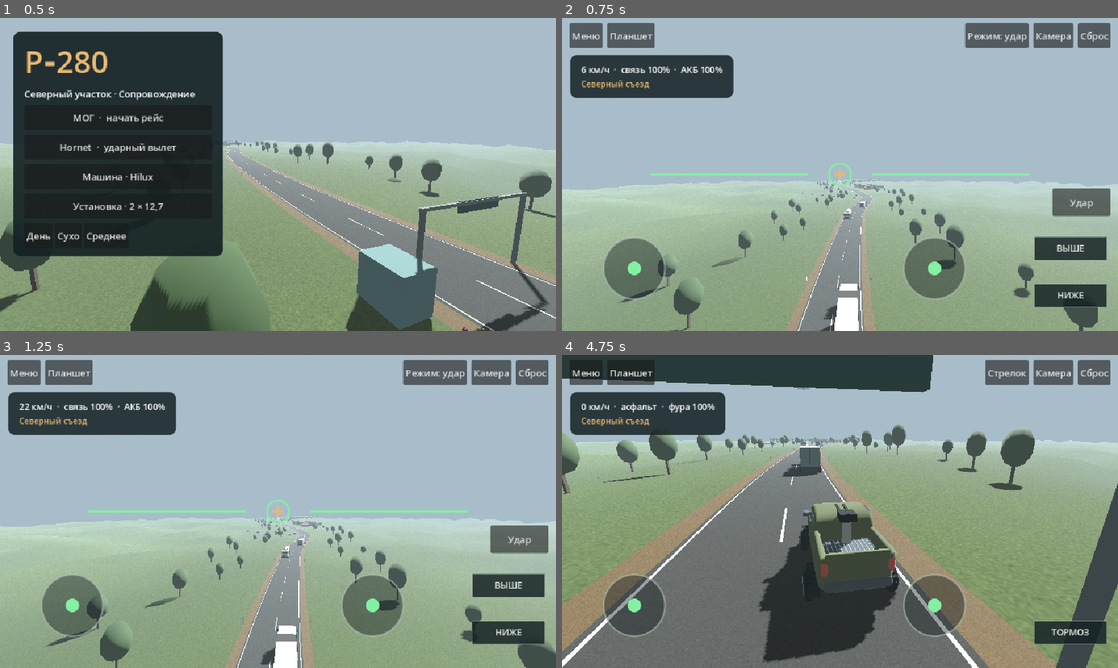
Above: before the commit, frames 1-4 (two rows, left to right).
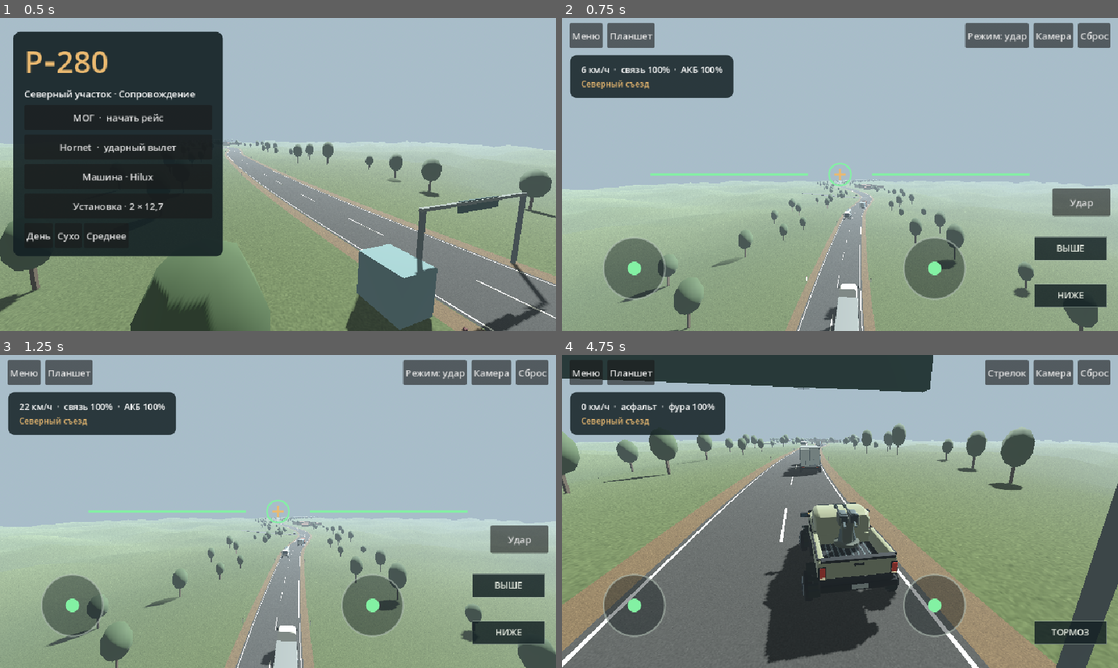
Above: after the commit, the same moments.

Repository: nazar593/R-280
Game: Godot game, scene res://main.tscn
Two runs of this game, one before a commit and one after it. Both use one fixed random seed, a clock stepped at 60 frames per second and the inputs below.
Inputs (mouse positions are in pixels of both pictures, inside the frame that each line leads up to):
- Up to frame 1 (0.5 s): no input
- Up to frame 2 (0.75 s): click "Hornet · ударный вылет" at 0.5 s
- Up to frame 3 (1.25 s): no input
- Up to frame 4 (4.75 s): click "Сброс" at 1.25 s; tap Enter at 2 s; move the mouse to (962, 495) at 2.02 s; hold D 2.03-2.75 s; tap Tab at 2.1 s; click (962, 495) at 2.17 s; tap Space at 2.27 s; drag from (728, 527) to (812, 574) at 2.77 s; click "Меню" at 3.5 s; click "МОГ · начать рейс" at 4.25 s

Frame 1 is identical in both runs. In frame 2, 0.5% of the frame differs, in the area x 46-55%, y 52-100%; in frame 3, 0.4%; in frame 4, 3.1%, in the area x 35-61%, y 26-99%.

Commit message:
Replace Roadline fleet meshes with original Blender assets

Diff:
--- a/GodotProject/fleet.gd
+++ b/GodotProject/fleet.gd
@@ -1,44 +1,24 @@
 extends RefCounted
 
-const PICKUP := preload("res://art/pickup.glb")
+const BODY_MODELS := [preload("res://art/fleet/hilux.glb"),preload("res://art/fleet/bukhanka.glb")]
+const MOUNT_MODELS := [
+	preload("res://art/fleet/mount_twin.glb"),
+	preload("res://art/fleet/mount_single.glb"),
+	preload("res://art/fleet/mount_heavy.glb")
+]
 const TRACK_HALF := 1.16
 const TIRE_RADIUS := .405
 const HORNET := preload("res://art/hornet.glb")
-const OLIVE := Color("#646b4d")
 const DARK := Color("#242b2a")
-const GLASS := Color("#466372")
-const STEEL := Color("#a3a89e")
 
-static func hull(terrain: Node3D,parent: Node3D,van: bool,profile: int) -> Node3D:
-	if van:
-		for part in [
-			[Vector3(0,.61,0),Vector3(1.90,.33,4.42),DARK],
-			[Vector3(0,1.08,1.04),Vector3(1.89,.86,2.35),OLIVE],
-			[Vector3(0,1.71,1.04),Vector3(1.93,.68,1.9),OLIVE],
-			[Vector3(0,1.68,2.004),Vector3(1.66,.43,.045),GLASS],
-			[Vector3(0,1.69,2.04),Vector3(.055,.46,.045),DARK],
-			[Vector3(0,1.06,2.24),Vector3(.69,.29,.06),DARK],
-			[Vector3(0,.94,-1.12),Vector3(1.93,.2,2.10),OLIVE]]:
-			terrain.block(parent,part[0],part[1],part[2])
-		for side in [-1,1]:
-			terrain.block(parent,Vector3(side*.91,1.1,-1.12),Vector3(.14,.34,2.14),OLIVE)
-			terrain.block(parent,Vector3(side*.972,1.68,1.20),Vector3(.05,.43,1.20),GLASS)
-			terrain.block(parent,Vector3(side*.68,1.13,2.24),Vector3(.24,.23,.045),Color("#e4d9ae"))
-	else:
-		var pickup := PICKUP.instantiate() as Node3D
-		parent.add_child(pickup)
-		for part in pickup.find_children("*","MeshInstance3D",true,false):
-			if "chassis" in String(part.name).to_lower():
-				part.material_override = terrain.mat(OLIVE)
+static func hull(parent: Node3D,van: bool,profile: int) -> Node3D:
+	var model: PackedScene = BODY_MODELS[int(van)]
+	parent.add_child(model.instantiate())
 	var pivot := Node3D.new()
 	parent.add_child(pivot)
 	pivot.position = Vector3(0,1.16,-1.04)
-	terrain.block(pivot,Vector3(0,.41,0),Vector3(.21,.81,.22),STEEL)
-	var count := 2 if profile == 0 else 1
-	for i in count:
-		var x := (i-.5)*.23 if count == 2 else 0.0
-		terrain.block(pivot,Vector3(x,.83,0),Vector3(.22,.22,.50),DARK)
-		terrain.block(pivot,Vector3(x,.84,.58),Vector3(.075,.075,1.13+profile*.22),DARK)
+	var weapon_model: PackedScene = MOUNT_MODELS[clampi(profile,0,MOUNT_MODELS.size()-1)]
+	pivot.add_child(weapon_model.instantiate())
 	return pivot
 
 static func cylinder(parent: Node3D,radius: float,width: float,axis_x: float,material: Material) -> void:
@@ -101,7 +81,7 @@
 	var body := Node3D.new()
 	car.add_child(body)
 	body.position.y = -.66
-	var gun := hull(terrain,body,van,profile)
+	var gun := hull(body,van,profile)
 	for i in range(4):
 		var wheel := VehicleWheel3D.new()
 		var side := -1.0 if i%2==0 else 1.0
--- a/GodotProject/freight.gd
+++ b/GodotProject/freight.gd
@@ -1,8 +1,12 @@
 extends RefCounted
 
-const DARK := Color("#2b3131")
-const GLASS := Color("#42616a")
-const RUBBER := Color("#222626")
+const TRACTOR := preload("res://art/fleet/tractor.glb")
+const FREIGHT_BODY := [
+	preload("res://art/fleet/trailer_curtain.glb"),
+	preload("res://art/fleet/trailer_cold.glb"),
+	preload("res://art/fleet/trailer_tank.glb"),
+	preload("res://art/fleet/truck_box.glb")
+]
 var road: Node3D
 var root: AnimatableBody3D
 var rear: AnimatableBody3D
@@ -39,20 +43,13 @@
 	parent.add_child(root)
 	root.set_meta("freight",self)
 	root.set_meta("zone","cab")
-	var cab: Color = [Color("#ddd8c7"),Color("#a25d44"),Color("#537786")][id%3]
-	road.block(root,Vector3(0,.7,0),Vector3(1.96,.36,5.78),DARK)
+	var cab := TRACTOR.instantiate() as Node3D
+	root.add_child(cab)
+	var paint: Color = [Color("#ddd8c7"),Color("#a25d44"),Color("#537786")][id%3]
+	for panel in cab.find_children("*","MeshInstance3D",true,false):
+		if String(panel.name).ends_with("_TruckPaint"):
+			panel.material_override = road.mat(paint)
 	box_shape(root,Vector3(0,1.75,1.4),Vector3(2.43,2.43,2.3))
-	road.block(root,Vector3(0,1.75,1.4),Vector3(2.43,2.43,2.3),cab)
-	road.block(root,Vector3(0,2.41,2.574),Vector3(2.12,.62,.045),GLASS)
-	road.block(root,Vector3(0,1.24,2.57),Vector3(1.63,.45,.10),DARK)
-	road.block(root,Vector3(0,.85,2.62),Vector3(2.47,.23,.17),Color("#9da49f"))
-	for side in [-1,1]:
-		road.block(root,Vector3(side*1.228,2.39,1.54),Vector3(.045,.60,1.36),GLASS)
-		road.block(root,Vector3(side*1.39,2.42,2.36),Vector3(.16,.39,.17),DARK)
-		road.block(root,Vector3(side*1.17,.80,.43),Vector3(.18,.21,.57),Color("#666e70"))
-		road.block(root,Vector3(side*1.23,1.42,1.50),Vector3(.049,.075,.38),DARK)
-		road.block(root,Vector3(side*1.258,.79,-1.84),Vector3(.075,.52,.11),DARK)
-		road.block(root,Vector3(side*.95,1.13,2.589),Vector3(.37,.22,.10),Color("#e6d4a3"))
 	var carrier := root
 	if not rigid:
 		rear = AnimatableBody3D.new()
@@ -62,35 +59,11 @@
 		carrier = rear
 	cargo = Node3D.new()
 	carrier.add_child(cargo)
+	var model: PackedScene = FREIGHT_BODY[kind]
+	cargo.add_child(model.instantiate())
 	var z := -1.94 if rigid else -4.64
 	var span := 4.25 if rigid else 9.24
-	if rigid:
-		box_shape(root,Vector3(0,1.93,z),Vector3(2.4,2.05,span))
-	else:
-		box_shape(rear,Vector3(0,1.93,z),Vector3(2.4,2.10,span))
-		road.block(rear,Vector3(0,.76,z),Vector3(2.39,.22,span),DARK)
-	if kind == 2:
-		var tank := wheel_mesh(1.10,span*.98,Color("#c0c0b5"))
-		cargo.add_child(tank)
-		tank.position = Vector3(0,1.95,z)
-		tank.rotation.x = PI*.5
-		for j in [-1,0,1]:
-			var band := wheel_mesh(1.12,.12,Color("#656f70"))
-			cargo.add_child(band)
-			band.position = Vector3(0,1.95,z+j*2.86)
-			band.rotation.x = PI*.5
-	else:
-		var color := Color("#718481") if kind == 0 else Color("#d6d9d0")
-		road.block(cargo,Vector3(0,1.99,z),Vector3(2.45,2.20,span),color)
-		road.block(cargo,Vector3(0,3.10,z),Vector3(2.49,.09,span),Color("#abb1a7"))
-		road.block(cargo,Vector3(0,2,z-span*.5-.029),Vector3(.075,2.07,.055),DARK)
-		for j in 7:
-			for side in [-1,1]:
-				road.block(cargo,Vector3(side*1.225,1.97,z+(j/7.0-.42)*span),Vector3(.049,2.03,.056),color.darkened(.13))
-		if kind == 1:
-			road.block(cargo,Vector3(0,2.65,z+span*.5),Vector3(1.04,.53,.26),DARK)
-	for x in [-.99,.99]:
-		road.block(cargo,Vector3(x,.91,z-span*.5-.035),Vector3(.24,.18,.12),Color("#b64130"))
+	box_shape(carrier,Vector3(0,1.93,z),Vector3(2.4,2.1,span))
 	for axle in [1.65,-1.30]:
 		add_axle(root,axle)
 	if rear:
@@ -108,18 +81,6 @@
 		axle.position = Vector3(side*1.225,.47,z)
 		var tire := preload("res://fleet.gd").tire(road,axle,side,.47,.32,false)
 		tires.append(tire)
-
-func wheel_mesh(radius: float,width: float,color: Color) -> MeshInstance3D:
-	var mesh := CylinderMesh.new()
-	mesh.top_radius = radius
-	mesh.bottom_radius = radius
-	mesh.height = width
-	mesh.radial_segments = 14
-	mesh.rings = 1
-	var node := MeshInstance3D.new()
-	node.mesh = mesh
-	node.material_override = road.mat(color)
-	return node
 
 func box_shape(parent: CollisionObject3D,center: Vector3,dimensions: Vector3) -> void:
 	var collider := CollisionShape3D.new()
--- a/GodotProject/main.gd
+++ b/GodotProject/main.gd
@@ -365,7 +365,7 @@
 	arena.add_child(ai)
 	ai.transform = spawn
 	if role=="recon":
-		Fleet.hull(road,ai,van,profile)
+		Fleet.hull(ai,van,profile)
 		for x in [-.91,.91]:
 			for z in [-1.51,1.51]:
 				var wheel := Fleet.tire(road,ai,signf(x),Fleet.TIRE_RADIUS,.27,false)
@@ -1126,7 +1126,42 @@
 	toggle_map()
 	await get_tree().create_timer(.2).timeout
 	await save_frame(folder,"05-tablet.png")
+	await capture_model_views(folder)
 	get_tree().quit()
+
+func capture_model_views(folder: String) -> void:
+	return_menu()
+	menu.hide()
+	arena = Node3D.new()
+	add_child(arena)
+	var turnout := road.pose(road.plan.start+28)
+	for i in 2:
+		var frame := Node3D.new()
+		arena.add_child(frame)
+		frame.transform = turnout.translated_local(Vector3(-2.7+i*4.6,0,0))
+		Fleet.hull(frame,i==1,i)
+		for side in [-1.0,1.0]:
+			for axle in [1.55,-1.51]:
+				var tire := Fleet.tire(road,frame,side,Fleet.TIRE_RADIUS,.27)
+				tire.position = Vector3(side*Fleet.TRACK_HALF,Fleet.TIRE_RADIUS,axle)
+	camera.position = turnout*Vector3(7.5,4.0,9.1)
+	camera.look_at(turnout*Vector3(-.35,1.15,0))
+	await get_tree().process_frame
+	await save_frame(folder,"06-pickup-van.png")
+	for actor in arena.get_children(): actor.queue_free()
+	await get_tree().process_frame
+	for kind in 4:
+		var prop := truck(road.plan.start+30+kind*23,1.0,kind,kind,false)
+		var position := turnout*Vector3((kind-1.5)*3.62,0,kind%2*1.15)
+		position.y = maxf(.10,road.terrain_height(position.x,position.z))
+		var pose := Transform3D(turnout.basis,position)
+		prop.root.transform = pose
+		if prop.rear:
+			prop.rear.transform = pose.translated_local(Vector3(0,0,-1.85))
+	camera.position = turnout*Vector3(13.8,8.6,11.9)
+	camera.look_at(turnout*Vector3(0,1.4,-4.5))
+	await get_tree().process_frame
+	await save_frame(folder,"07-trucks.png")
 
 
 func record_gameplay() -> void:
Binary file added: GodotProject/art/fleet/bukhanka.glb
Binary file added: GodotProject/art/fleet/hilux.glb
Binary file added: GodotProject/art/fleet/mount_heavy.glb
Binary file added: GodotProject/art/fleet/mount_single.glb
Binary file added: GodotProject/art/fleet/mount_twin.glb
Binary file added: GodotProject/art/fleet/tractor.glb
Binary file added: GodotProject/art/fleet/trailer_cold.glb
Binary file added: GodotProject/art/fleet/trailer_curtain.glb
Binary file added: GodotProject/art/fleet/trailer_tank.glb
Binary file added: GodotProject/art/fleet/truck_box.glb
Not shown, changed: GodotProject/export_presets.cfg
